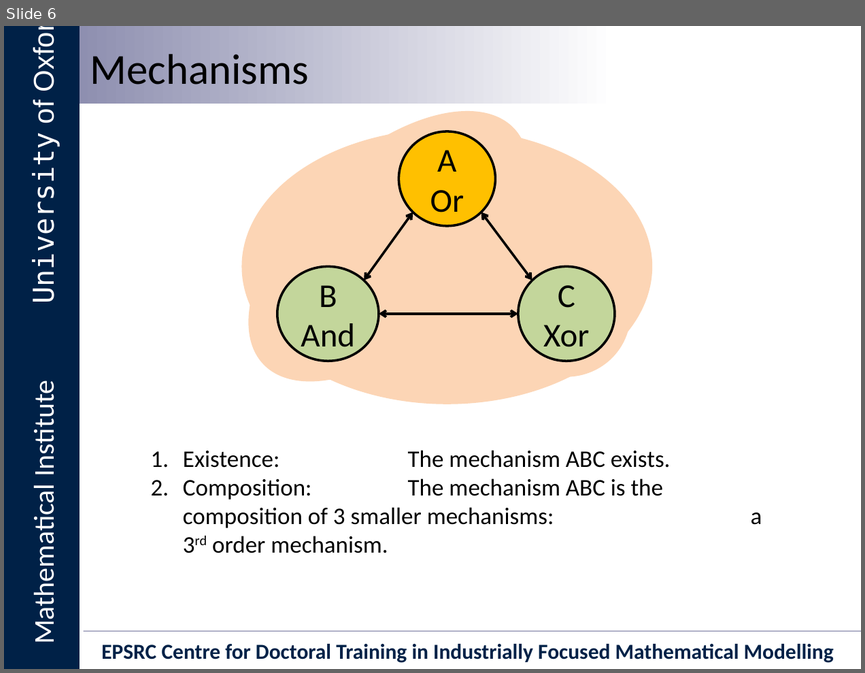
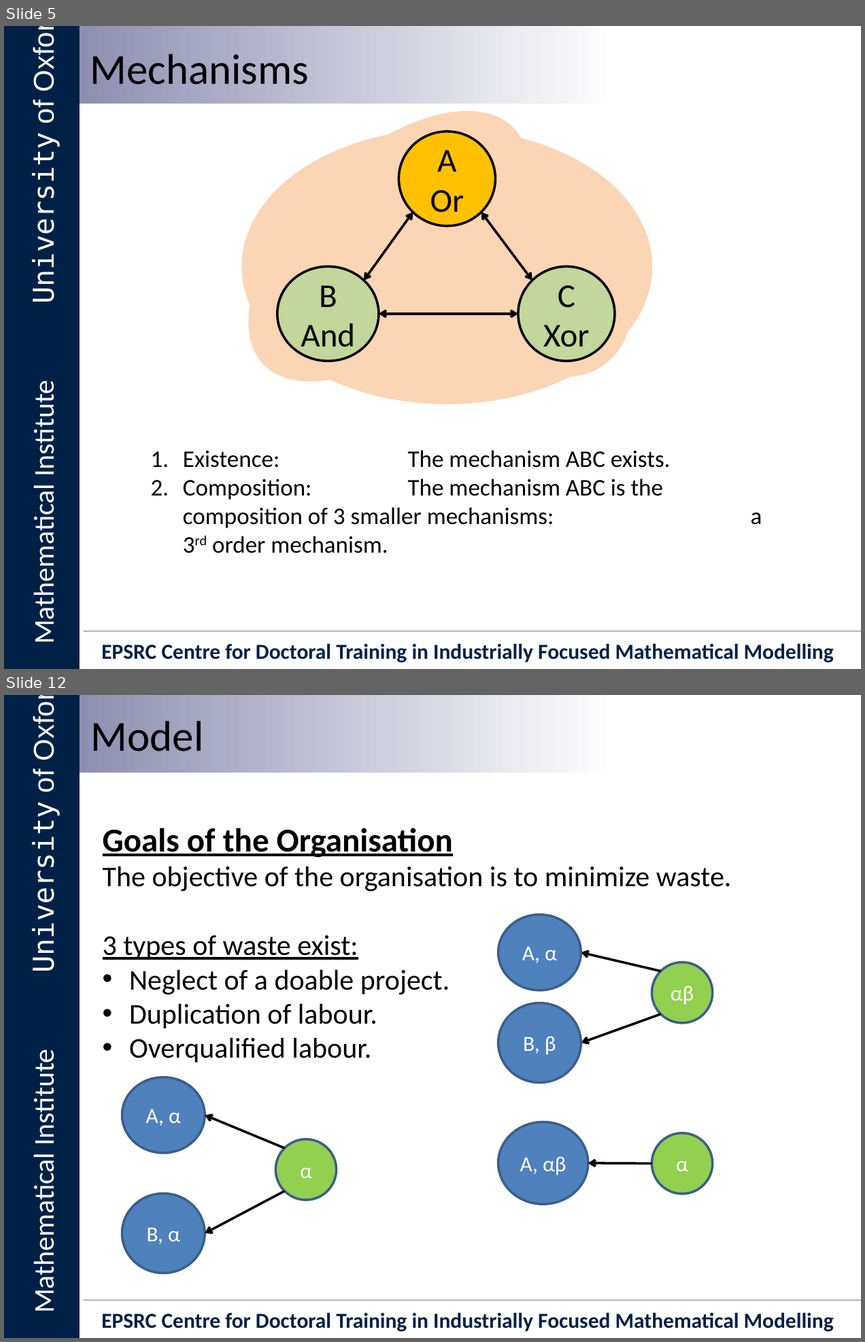
Before and after one commit to Ectheleon/IIT-Mini-Project, a slide deck: Writeup/Presentation/Integrated Information Theory for Organisational Consciousness.pptx. Shown one above the other, each under a label of ours: slide 6 before the commit, slides 5 and 12 after it; the slides between them are not shown. The pictures are 865x673 and 865x1342 pixels, drawn with LibreOffice and Linux fonts; fonts in the diff are those of the drawing; background and template pictures are left out. Boxes give left, top, right and bottom in pixels: in the first picture for what was removed or moved away, otherwise in the second. Text is boxed around its words. In the diff, an @@ line names an element or a change of style, - is before the commit and + after.

```diff
--- a/Writeup/Presentation/Integrated Information Theory for Organisational Consciousness.pptx
+++ b/Writeup/Presentation/Integrated Information Theory for Organisational Consciousness.pptx
@@ slide 12 added at (x1=4, y1=695, x2=861, y2=1338), background #FFFFFF; not listed: 6 template elements that a slide beside it also shows @@
@@ text added at (x1=91, y1=721, x2=204, y2=751), 36 pt, text #000000 @@
+Model
@@ text added at (x1=103, y1=828, x2=732, y2=1062), 24 pt, text #000000 @@
+Goals of the Organisation
+The objective of the organisation is to minimize waste.
+3 types of waste exist:
+• Neglect of a doable project.
+• Duplication of labour.
+• Overqualified labour.
@@ ellipse added at (x1=498, y1=915, x2=581, y2=989), fill #4F81BD, outline #3A5F8C 2 pt, 18 pt, text #FFFFFF @@
+A, α
@@ arrow added from (660, 971) to (581, 952), #000000 2 pt @@
@@ ellipse added at (x1=652, y1=962, x2=713, y2=1023), fill #92D050, outline #3A5F8C 2 pt, 18 pt, text #FFFFFF @@
+αβ
@@ ellipse added at (x1=498, y1=1002, x2=581, y2=1083), fill #4F81BD, outline #3A5F8C 2 pt, 18 pt, text #FFFFFF @@
+B, β
@@ arrow added from (660, 1014) to (581, 1043), #000000 2 pt @@
@@ ellipse added at (x1=122, y1=1077, x2=205, y2=1153), fill #4F81BD, outline #3A5F8C 2 pt, 18 pt, text #FFFFFF @@
+A, α
@@ arrow added from (284, 1147) to (205, 1115), #000000 2 pt @@
@@ ellipse added at (x1=498, y1=1121, x2=588, y2=1204), fill #4F81BD, outline #3A5F8C 2 pt, 18 pt, text #FFFFFF @@
+A, αβ
@@ ellipse added at (x1=275, y1=1139, x2=337, y2=1200), fill #92D050, outline #3A5F8C 2 pt, 18 pt, text #FFFFFF @@
+α
@@ ellipse added at (x1=652, y1=1133, x2=713, y2=1193), fill #92D050, outline #3A5F8C 2 pt, 18 pt, text #FFFFFF @@
+α
@@ arrow added from (652, 1163) to (588, 1163), #000000 2 pt @@
@@ ellipse added at (x1=122, y1=1193, x2=205, y2=1272), fill #4F81BD, outline #3A5F8C 2 pt, 18 pt, text #FFFFFF @@
+B, α
@@ arrow added from (284, 1191) to (205, 1233), #000000 2 pt @@
@@ what was slide 6 is now slide 5 @@
```
Also in this commit, not shown: 8 slides changed, 10 other slides added, 13 slides removed.
